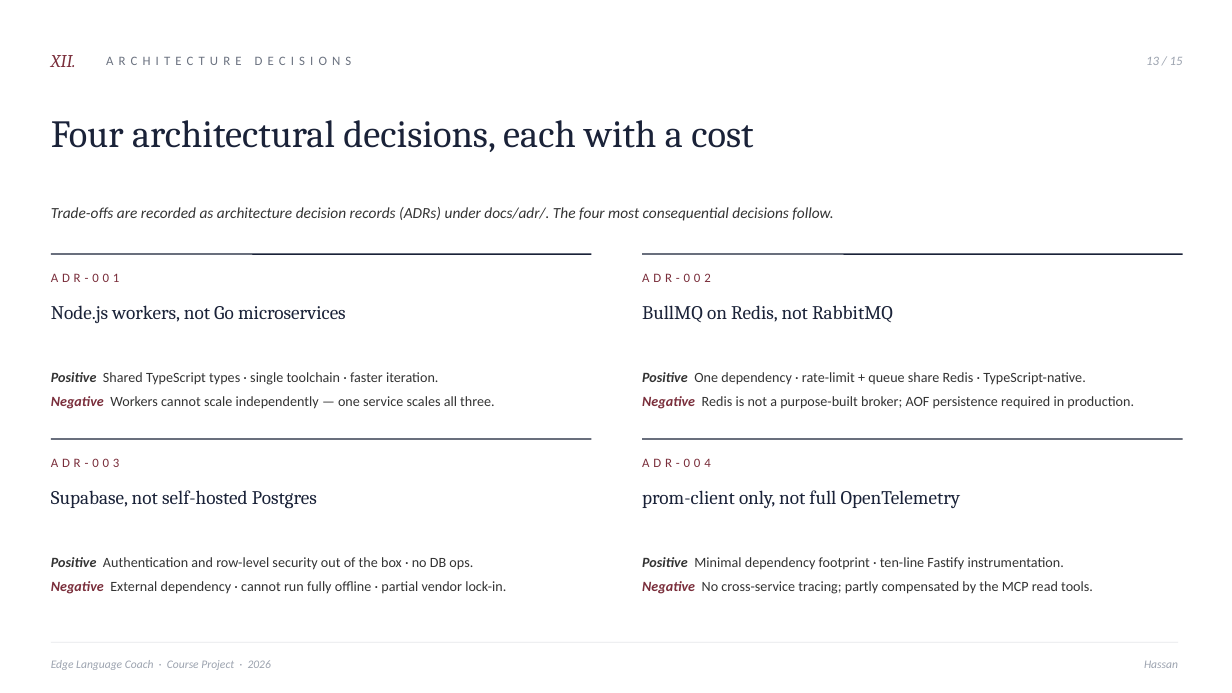
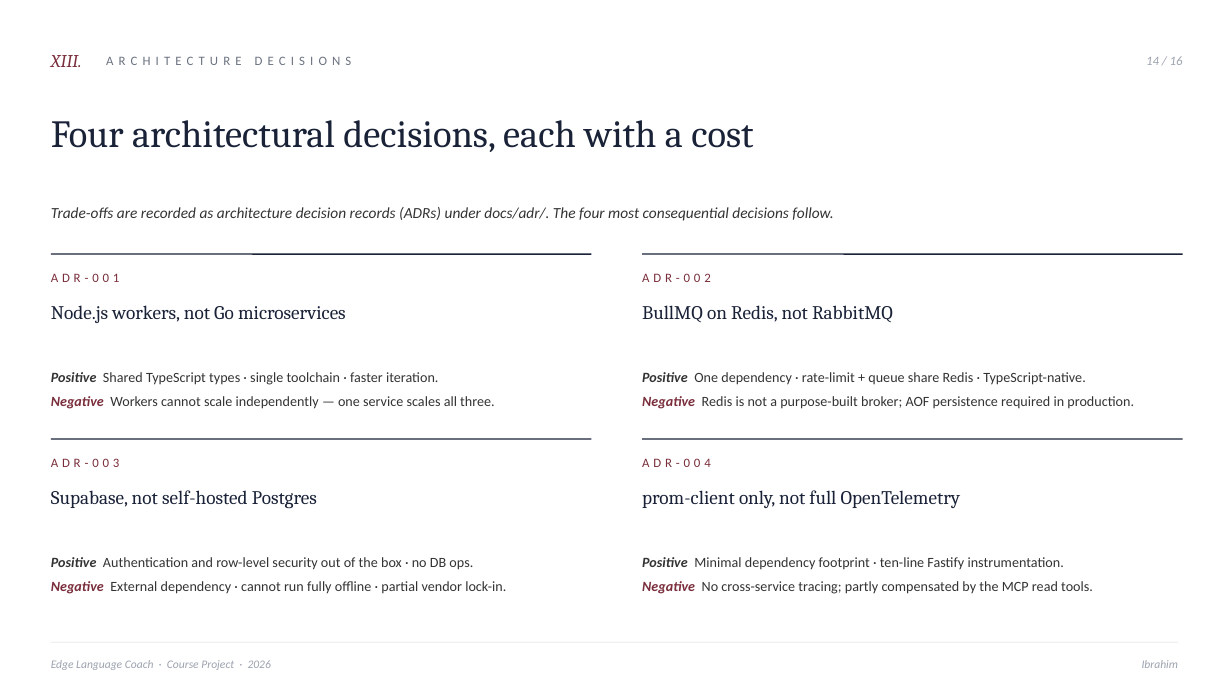
Before and after one commit to ibrahemaskar11/edge-language-coach, a slide deck: slide 14 of docs/edge-language-coach.pptx (slide 13 before the commit). Drawn at 1232x693 pixels with LibreOffice and Linux fonts; fonts in the diff are those of the drawing. Boxes give left, top, right and bottom in pixels: in the first picture for what was removed or moved away, otherwise in the second. Text is boxed around its words. In the diff, an @@ line names an element or a change of style, - is before the commit and + after.

```diff
--- a/docs/edge-language-coach.pptx
+++ b/docs/edge-language-coach.pptx
@@ text at box(51, 55, 82, 67): text changed @@
-XII.
+XIII.
@@ text at box(1146, 56, 1183, 65): text changed @@
-13 / 15
+14 / 16
@@ text at box(1142, 660, 1178, 668): text changed @@
-Hassan
+Ibrahim
```
Also in this commit, not shown: 12 other slides changed, 1 slide added.
